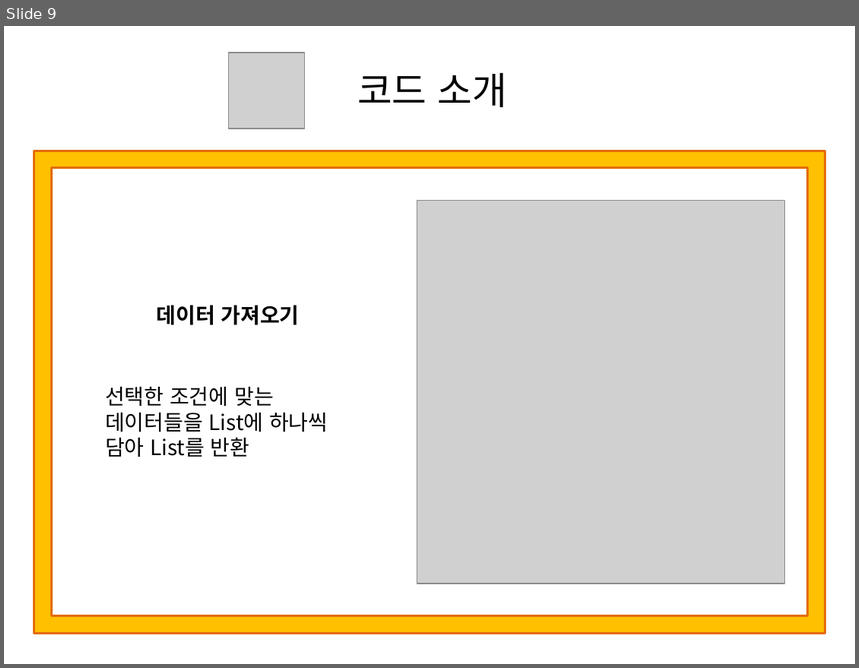
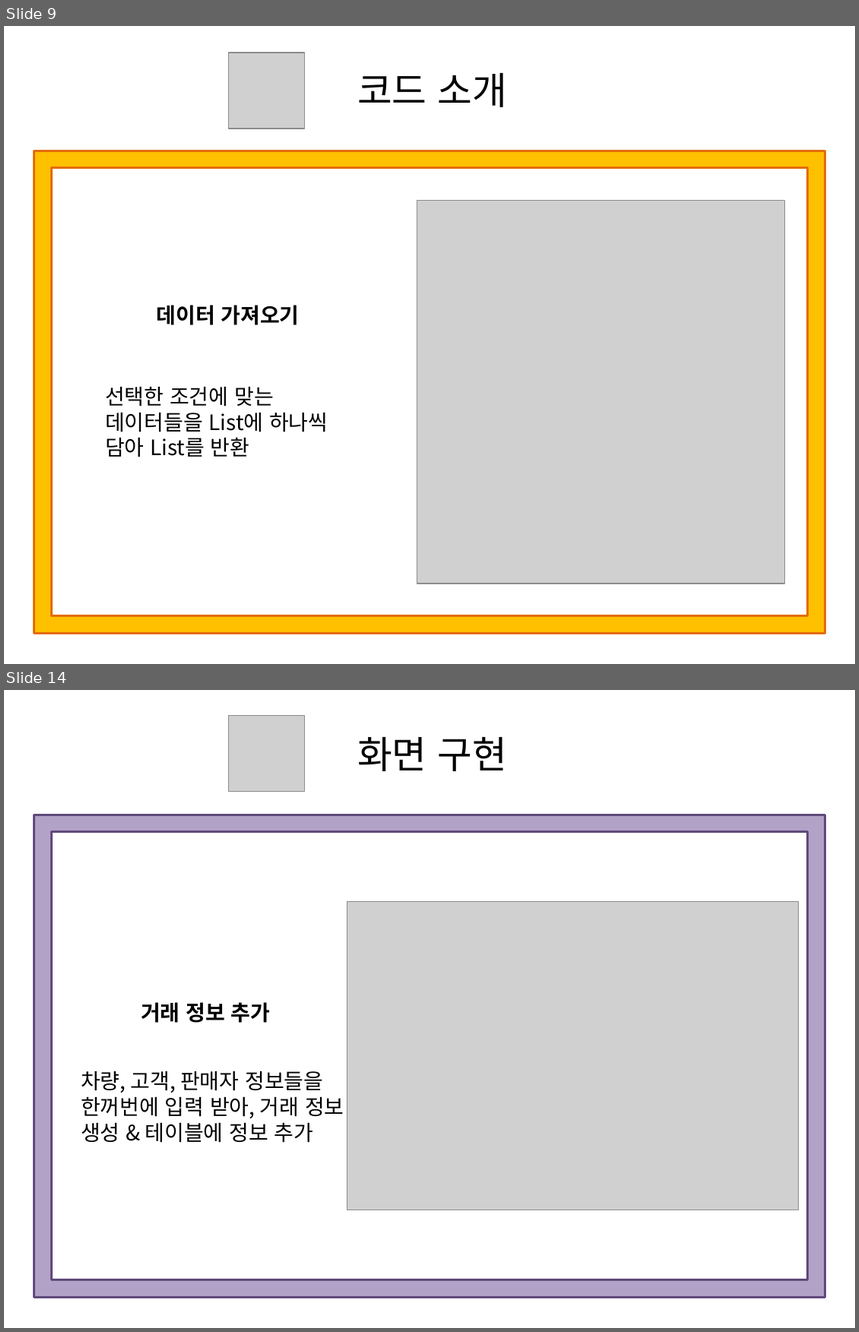
Before and after one commit to Yorgos7784/SW_Lesson, a slide deck: Portfolio/ppt/CarManagementProgram.pptx. Shown one above the other, each under a label of ours: slide 9 before the commit, slides 9 and 14 after it; the slides between them are not shown. The pictures are 859x668 and 859x1332 pixels, drawn with LibreOffice and Linux fonts; fonts in the diff are those of the drawing; grey boxes stand for pictures. Boxes give left, top, right and bottom in pixels: in the first picture for what was removed or moved away, otherwise in the second. Text is boxed around its words. In the diff, an @@ line names an element or a change of style, - is before the commit and + after.

```diff
--- a/Portfolio/ppt/CarManagementProgram.pptx
+++ b/Portfolio/ppt/CarManagementProgram.pptx
@@ slide 14 added at (x1=4, y1=690, x2=855, y2=1328), background #FFFFFF @@
@@ picture added at (x1=229, y1=716, x2=304, y2=791) @@
@@ text added at (x1=357, y1=737, x2=508, y2=771), 32 pt, text #000000 @@
+화면 구현
@@ frame added at (x1=34, y1=815, x2=825, y2=1298), fill #B3A2C7, outline #604A7B 2 pt @@
@@ picture added at (x1=347, y1=902, x2=799, y2=1210) @@
@@ text added at (x1=141, y1=1002, x2=271, y2=1023), 18 pt, text #000000, bold @@
+거래 정보 추가
@@ text added at (x1=81, y1=1072, x2=344, y2=1143), 18 pt, text #000000 @@
+차량, 고객, 판매자 정보들을 한꺼번에 입력 받아, 거래 정보 생성 & 테이블에 정보 추가
```
Also in this commit, not shown: 1 slide changed, 9 other slides added, 36 other files.
